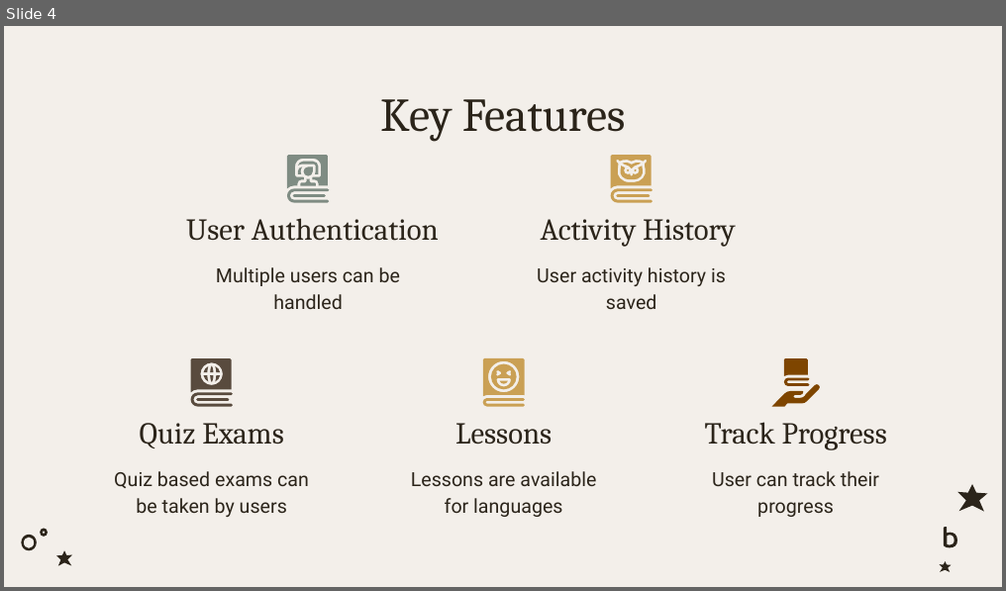
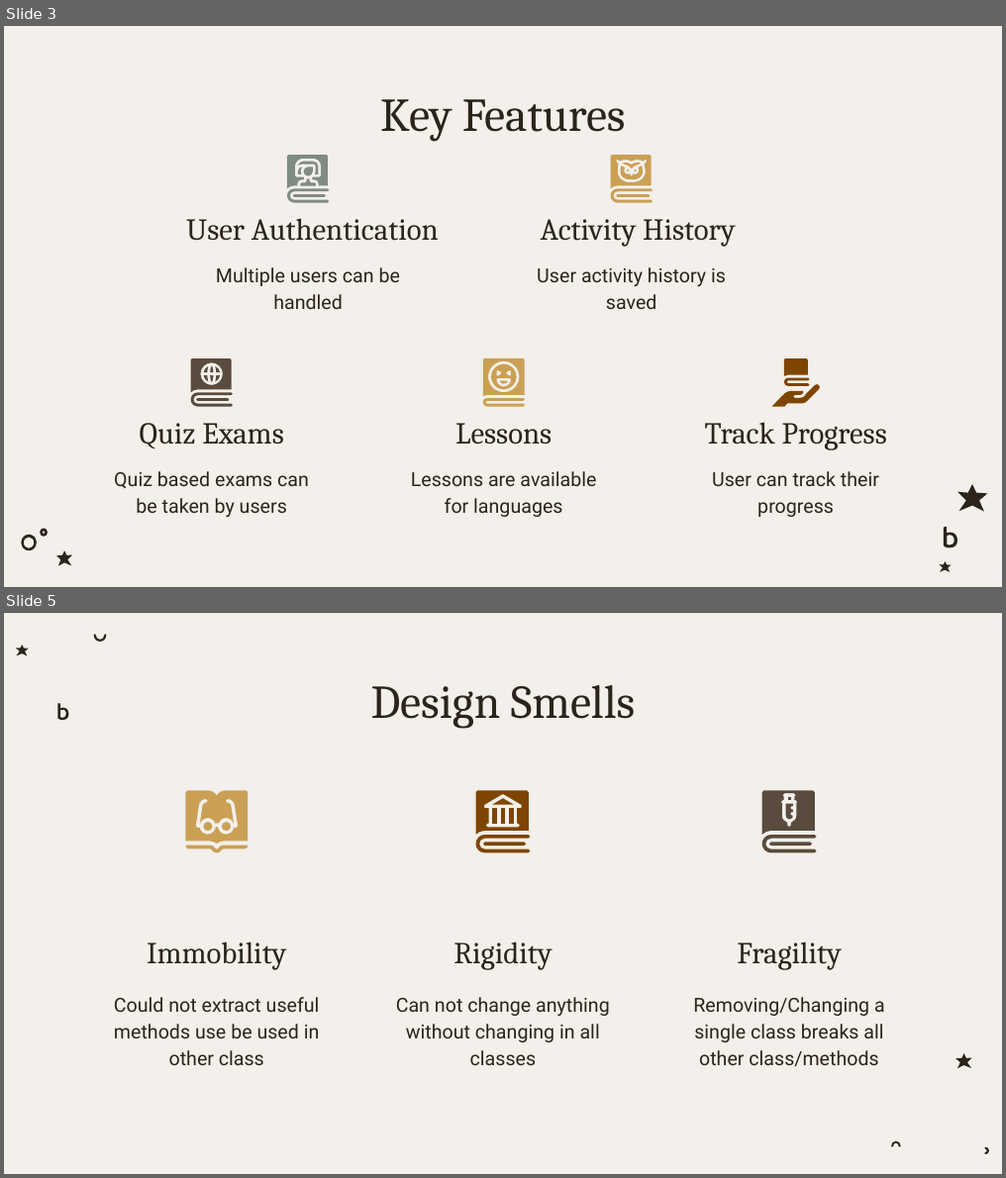
Before and after one commit to hasin023/LinguaL, a slide deck: LinguLFinal.pptx. Shown one above the other, each under a label of ours: slide 4 before the commit, slides 3 and 5 after it; the slides between them are not shown. The pictures are 1006x591 and 1006x1178 pixels, drawn with LibreOffice and Linux fonts; fonts in the diff are those of the drawing. Boxes give left, top, right and bottom in pixels: in the first picture for what was removed or moved away, otherwise in the second. Text is boxed around its words. In the diff, an @@ line names an element or a change of style, - is before the commit and + after.

```diff
--- a/LinguLFinal.pptx
+++ b/LinguLFinal.pptx
@@ slide 5 added at [4,613,1002,1174], background #F3EFEA @@
@@ title added at [371,685,636,729], 34 pt, text #2B241A @@
+Design Smells
@@ group added at [16,634,990,1155]: 6 freeform shapes @@
@@ group added at [185,790,248,854]: 4 freeform shapes @@
@@ group added at [476,790,530,853]: 7 freeform shapes @@
@@ group added at [762,790,817,853]: 5 freeform shapes @@
@@ subtitle added at [147,942,286,970], 22 pt, text #2B241A @@
+Immobility
@@ subtitle added at [453,942,551,970], 22 pt, text #2B241A @@
+Rigidity
@@ subtitle added at [737,942,841,970], 22 pt, text #2B241A @@
+Fragility
@@ subtitle added at [114,997,320,1065], 14 pt, text #2B241A @@
+Could not extract useful methods use be used in other class
@@ subtitle added at [396,997,610,1065], 14 pt, text #2B241A @@
+Can not change anything without changing in all classes
@@ subtitle added at [693,997,885,1066], 14 pt, text #2B241A @@
+Removing/Changing a single class breaks all other class/methods
@@ what was slide 4 is now slide 3 @@
```
Also in this commit, not shown: 1 slide changed, 2 other slides added, 13 slides removed, 44 other files.
